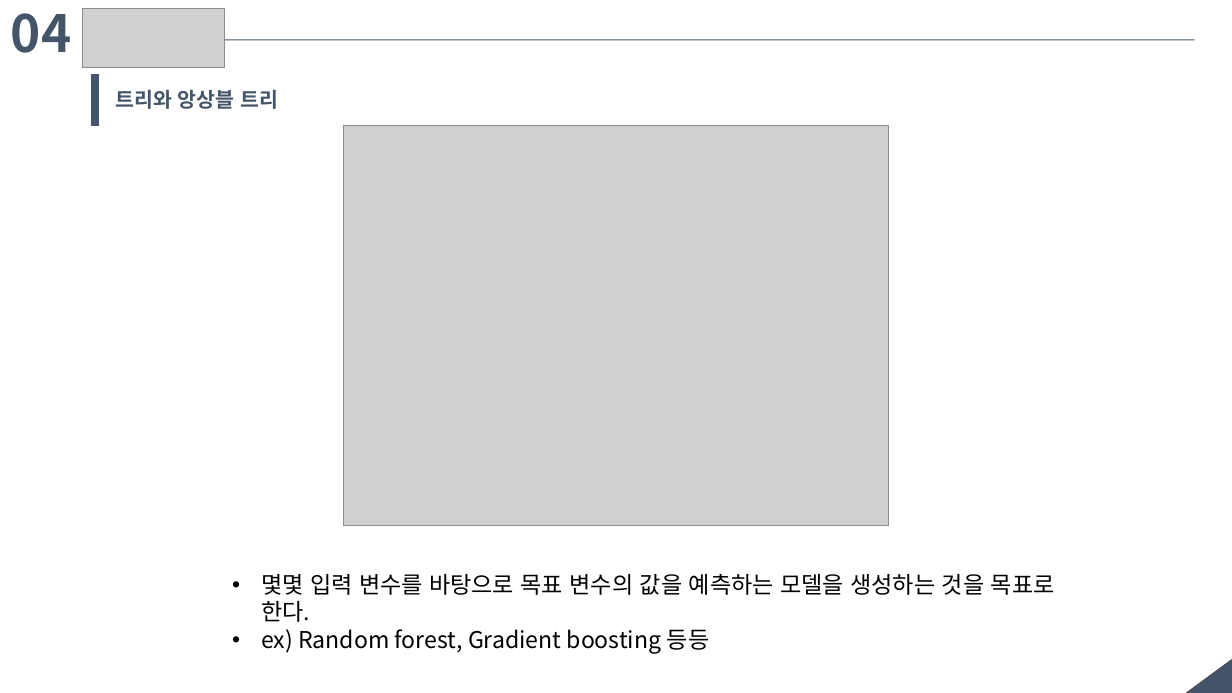
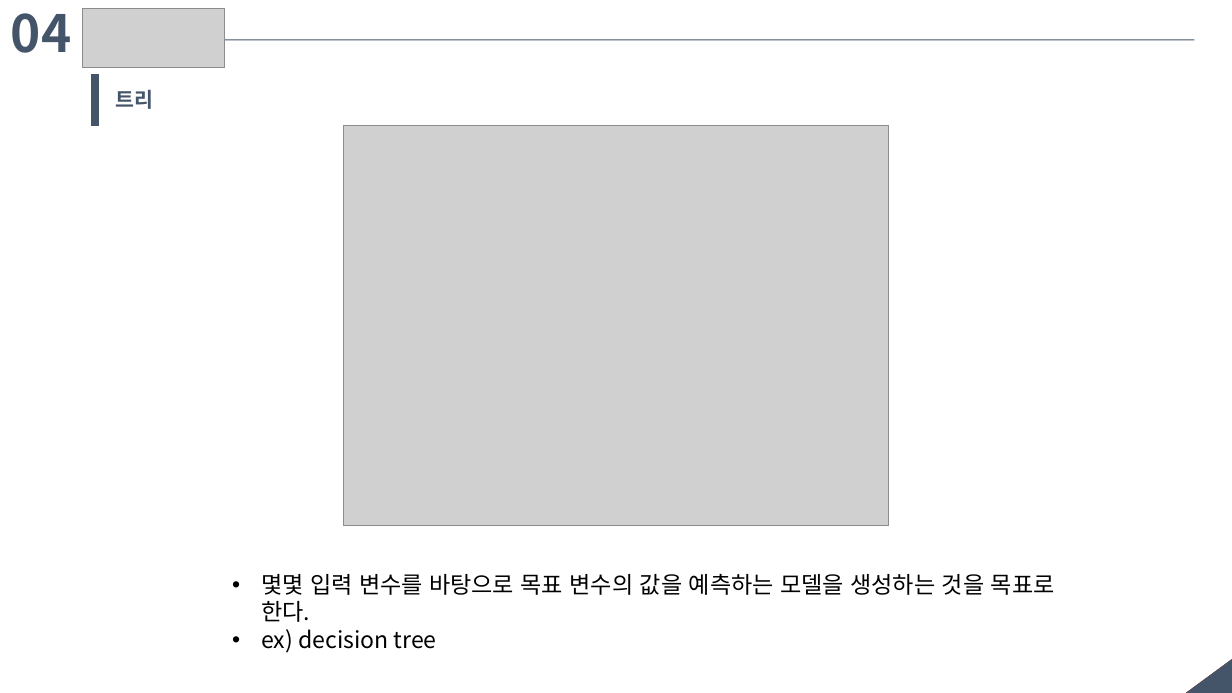
Before and after one commit to Nanjangpan/Machine_Learnig_algorithm_cheat_sheat, a slide deck: slide 8 of Machine_Learnig_algorithm_cheat_sheat.ppt. Drawn at 1232x693 pixels with LibreOffice and Linux fonts; fonts in the diff are those of the drawing; grey boxes stand for pictures. Boxes give left, top, right and bottom in pixels: in the first picture for what was removed or moved away, otherwise in the second. Text is boxed around its words. In the diff, an @@ line names an element or a change of style, - is before the commit and + after.

```diff
--- a/Machine_Learnig_algorithm_cheat_sheat.ppt
+++ b/Machine_Learnig_algorithm_cheat_sheat.ppt
@@ text at [116,89,154,109]: text changed @@
-트리와 앙상블 트리
+트리
@@ text at [261,629,437,653]: text changed @@
-• ex) Random forest, Gradient boosting 등등
+• ex) decision tree
```
Also in this commit, not shown: 2 other slides changed, 2 slides added, 5 other files.
